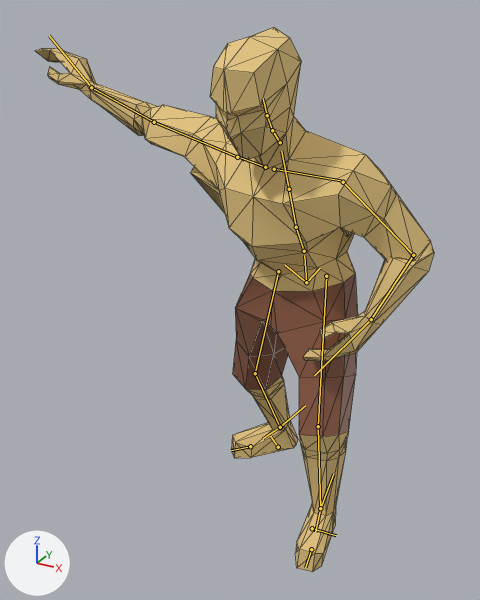
One commit to the glTF model assets/meshes/player/Player.glb: the scene before it, then after it.
Before and after are seen from a camera (50 mm lens) standing at (0.827, -2.035, 1.729) and looking at (-0.13, -0.296, 0.86). Lighting does not change. The marker at lower left points along +X, +Y and +Z. The first picture is the older version. Both versions are drawn at frame 6 of the action 'attack_axe_light_2'; the numbers are the values there. The bones that change, and the others that lie on the model, are drawn over the model as lines. Mesh edges are drawn as thin lines.

Objects in the first picture: 'Player'.
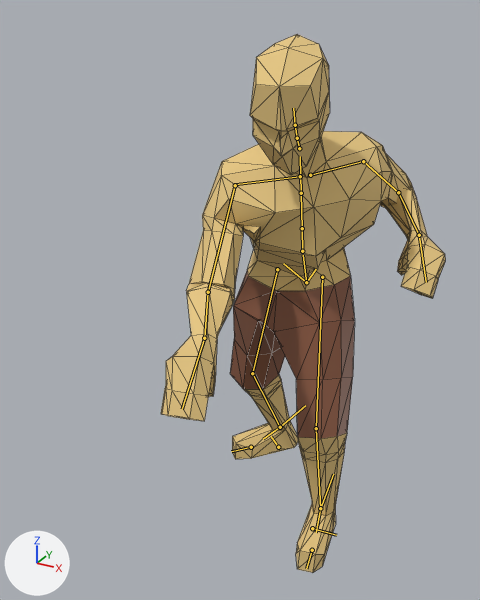
What the commit changed:
Bone 'spine' (bone_spine) turns from (0, 9, 0) to (0, -1, 2) degrees about its own x, y and z.
Bone 'spine.001' (bone_spine_001) turns from (24, -20, -3) to (29, 34, 4) degrees about its own x, y and z.
Bone 'spine.002' (bone_spine_002) turns from (0, 0, 0) to (2, 3, -1) degrees about its own x, y and z.
Bone 'spine.004' (bone_spine_004) turns from (0, 0, 0) to (-2, -21, 12) degrees about its own x, y and z.
Bone 'upper_arm.L' (bone_upper_arm_l) turns from (-2, 3, 12) to (-10, -7, 16) degrees about its own x, y and z.
Bone 'forearm.L' (bone_forearm_l) turns from (69, -7, -24) to (98, 1, -18) degrees about its own x, y and z.
Bone 'hand.L' (bone_hand_l) turns from (-24, -23, -2) to (0, 58, 0) degrees about its own x, y and z.
Bone 'upper_arm.R' (bone_upper_arm_r) turns from (15, 15, -82) to (64, 10, 8) degrees about its own x, y and z.
Bone 'forearm.R' (bone_forearm_r) turns from (-68, 72, -84) to (34, -25, -23) degrees about its own x, y and z.
Bone 'hand.R' (bone_hand_r) turns from (0, -48, -32) to (-28, -44, 10) degrees about its own x, y and z.
Bone 'thigh.L' (bone_thigh_l) turns from (-25, 5, 1) to (-23, -6, 0) degrees about its own x, y and z.
Bone 'thigh.R' (bone_thigh_r) turns from (17, 37, 19) to (10, 28, 15) degrees about its own x, y and z.
Bone 'shin.R' (bone_shin_r) turns from (11, 0, -3) to (14, 0, -3) degrees about its own x, y and z.

Changed parts and their boxes (x1, y1, x2, y2) in the pictures (480 x 600 px):
'Player', posed (29% narrower)
    before: (35, 27, 434, 572)
    after: (161, 34, 445, 573)
bone 'spine', root to tip
    before: (306, 282) to (304, 255)
    after: (306, 282) to (303, 255)
bone 'spine.001', root to tip
    before: (304, 251) to (296, 227)
    after: (302, 251) to (302, 228)
bone 'spine.002', root to tip
    before: (296, 227) to (289, 189)
    after: (302, 228) to (301, 193)
bone 'spine.004', root to tip
    before: (280, 142) to (272, 130)
    after: (299, 148) to (297, 138)
bone 'upper_arm.L', root to tip
    before: (343, 182) to (413, 255)
    after: (363, 161) to (398, 192)
bone 'forearm.L', root to tip
    before: (413, 255) to (371, 319)
    after: (398, 192) to (419, 235)
bone 'hand.L', root to tip
    before: (371, 319) to (314, 375)
    after: (419, 235) to (426, 282)
bone 'upper_arm.R', root to tip
    before: (237, 157) to (154, 122)
    after: (235, 185) to (208, 292)
bone 'forearm.R', root to tip
    before: (154, 122) to (91, 87)
    after: (208, 292) to (204, 338)
bone 'hand.R', root to tip
    before: (91, 87) to (49, 35)
    after: (204, 338) to (182, 409)
bone 'thigh.L', root to tip
    before: (326, 276) to (318, 426)
    after: (322, 277) to (316, 428)
bone 'thigh.R', root to tip
    before: (278, 271) to (255, 373)
    after: (277, 269) to (252, 373)
bone 'shin.R', root to tip
    before: (255, 373) to (280, 427)
    after: (252, 373) to (280, 427)
